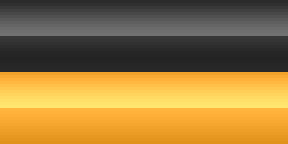
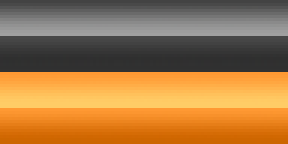
Revision of a layered 288x144 image; what changed, layer by layer:
hid "Layer 1 copy" over [left=0, top=72, right=288, bottom=144]
